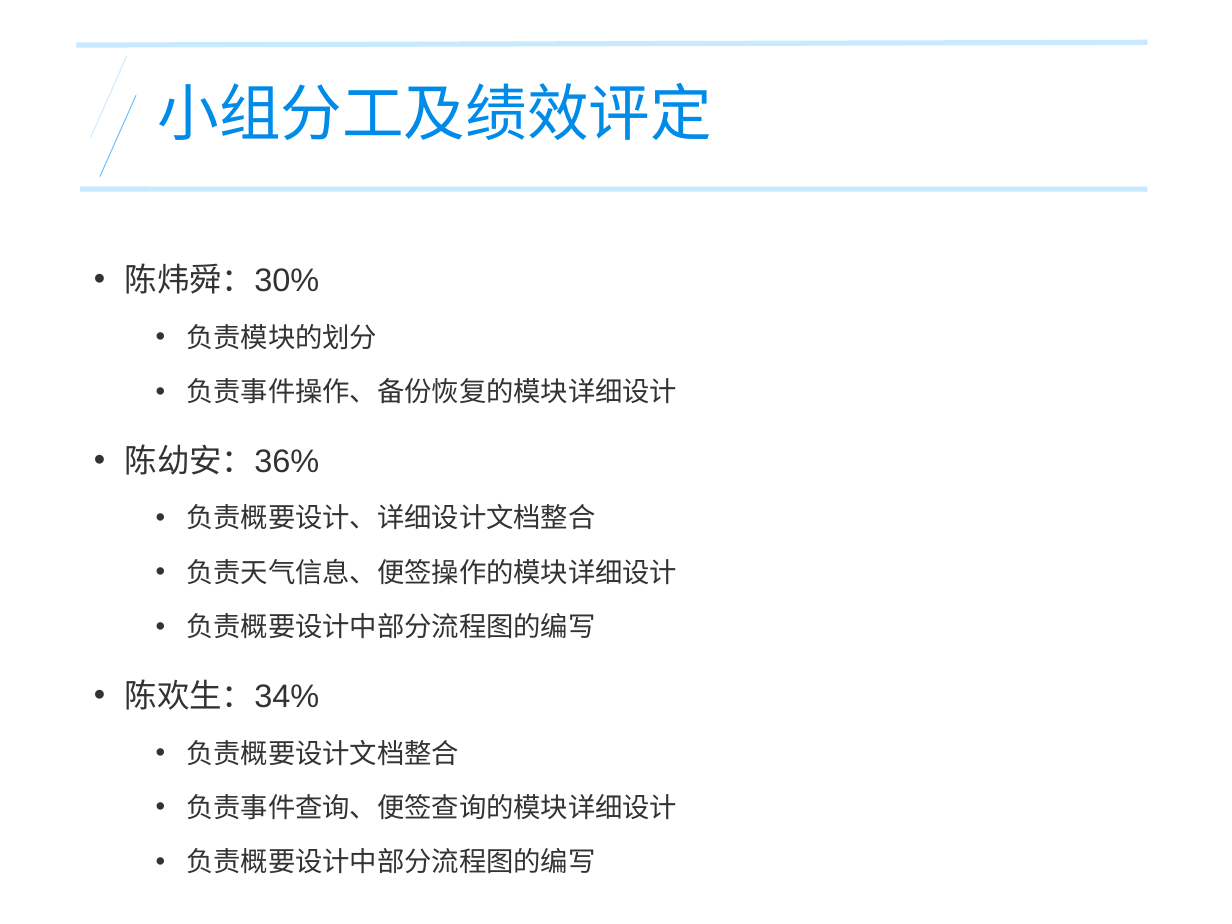
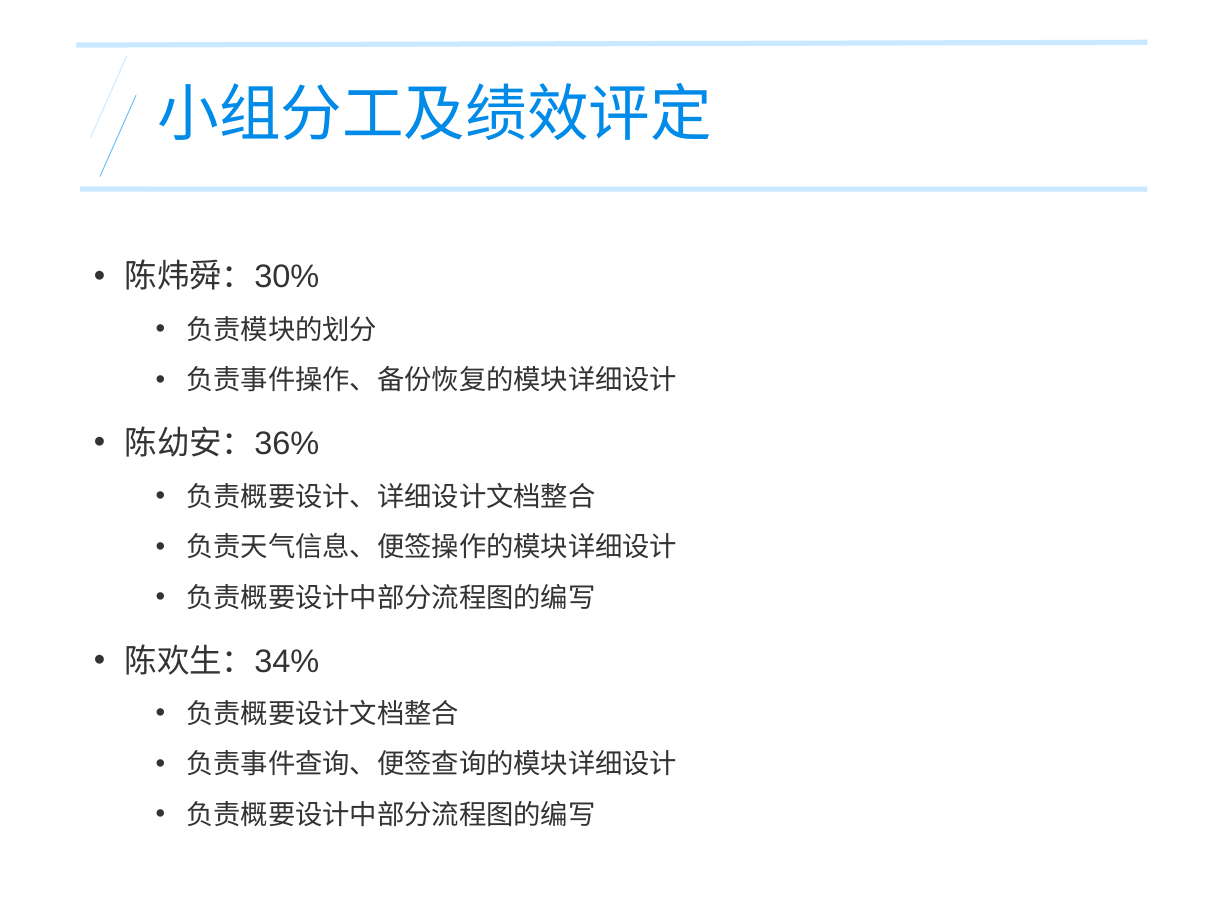
Before and after one commit to SE-2017-G4/SE-2017, a slide deck: slide 3 of Document/SE2017-G4 详细设计说明书PPT.ppt. Drawn at 1232x924 pixels with LibreOffice and Linux fonts; fonts in the diff are those of the drawing. Boxes give left, top, right and bottom in pixels: in the first picture for what was removed or moved away, otherwise in the second. Text is boxed around its words. In the diff, an @@ line names an element or a change of style, - is before the commit and + after.

```diff
--- a/Document/SE2017-G4 详细设计说明书PPT.ppt
+++ b/Document/SE2017-G4 详细设计说明书PPT.ppt
@@ text "陈炜舜：30%" at <box>125,259,677,826</box>: line spacing 1.4 to 1.3; less space between paragraphs @@
```
Also in this commit, not shown: 1 other slide changed.
